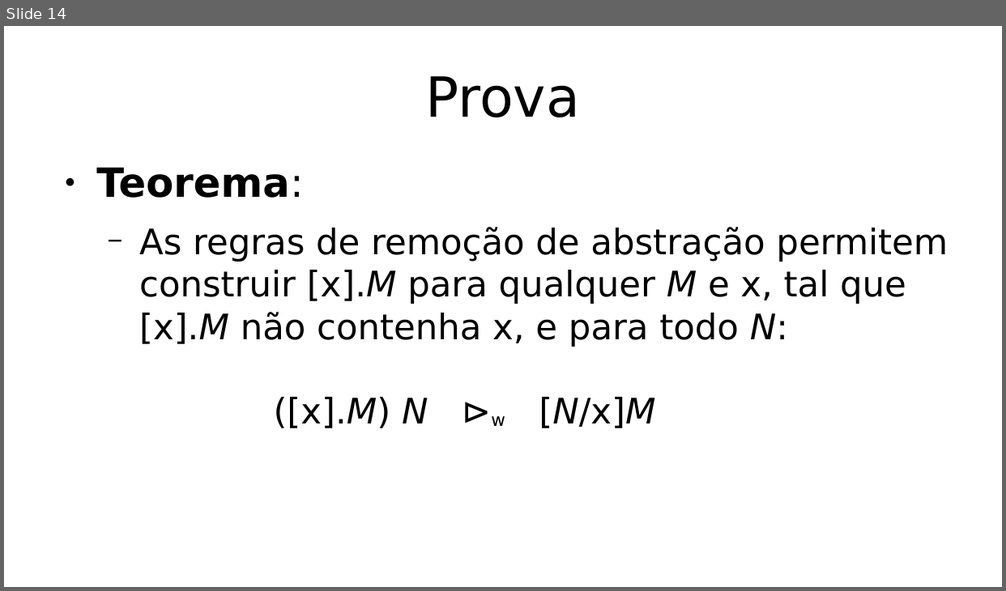
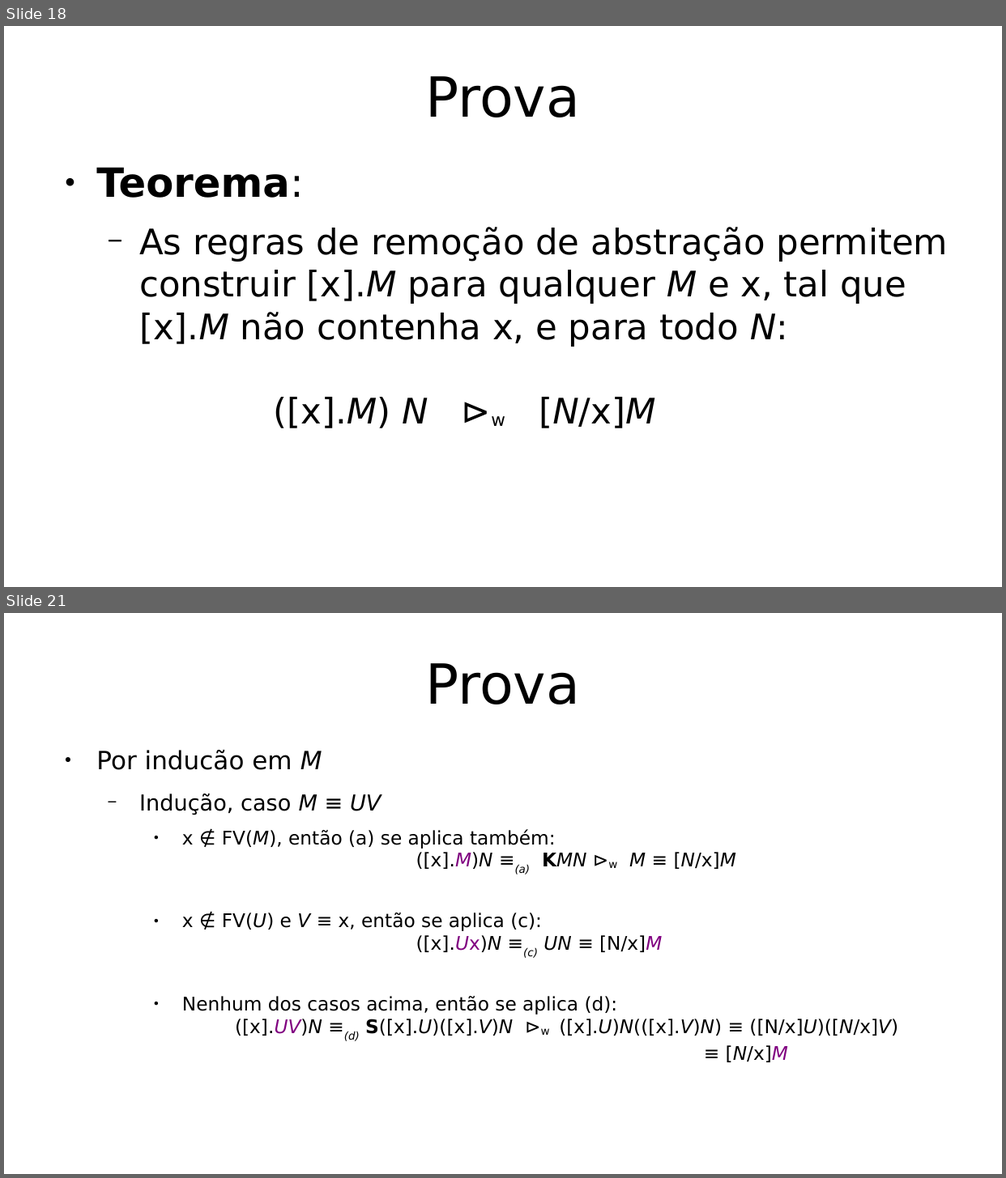
Before and after one commit to hlah/teoria_da_computacao, a slide deck: pesquisa/slides.odp. Shown one above the other, each under a label of ours: slide 14 before the commit, slides 18 and 21 after it; the slides between them are not shown. The pictures are 1006x591 and 1006x1178 pixels, drawn with LibreOffice and Linux fonts; fonts in the diff are those of the drawing. Boxes give left, top, right and bottom in pixels: in the first picture for what was removed or moved away, otherwise in the second. Text is boxed around its words. In the diff, an @@ line names an element or a change of style, - is before the commit and + after.

```diff
--- a/pesquisa/slides.odp
+++ b/pesquisa/slides.odp
@@ slide 21 added at [4, 613, 1002, 1174], background #FFFFFF @@
@@ title added at [426, 663, 581, 705], 44 pt, text #000000 @@
+Prova
@@ text added at [96, 750, 898, 1063], 15 pt, text #000000 @@
+● Por inducão em M
+  − Indução, caso M ≡ UV
+    ● x ∉ FV(M), então (a) se aplica também:
+      ([x].M)N ≡(a) KMN ⊳w M ≡ [N/x]M
+    ● x ∉ FV(U) e V ≡ x, então se aplica (c):
+      ([x].Ux)N ≡(c) UN ≡ [N/x]M
+    ● Nenhum dos casos acima, então se aplica (d):
+      ([x].UV)N ≡(d) S([x].U)([x].V)N ⊳w ([x].U)N(([x].V)N) ≡ ([N/x]U)([N/x]V)
+      ≡ [N/x]M
@@ what was slide 14 is now slide 18 @@
```
Also in this commit, not shown: 5 slides changed, 8 other slides added, 2 slides removed.
